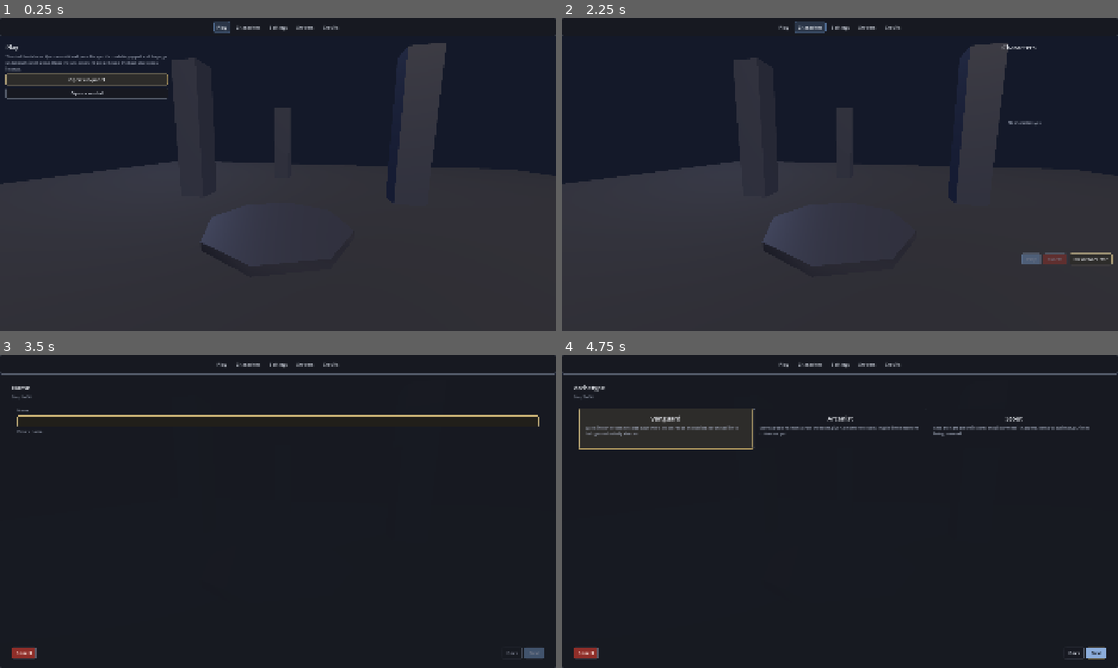
Above: before the commit, frames 1-4 (two rows, left to right).
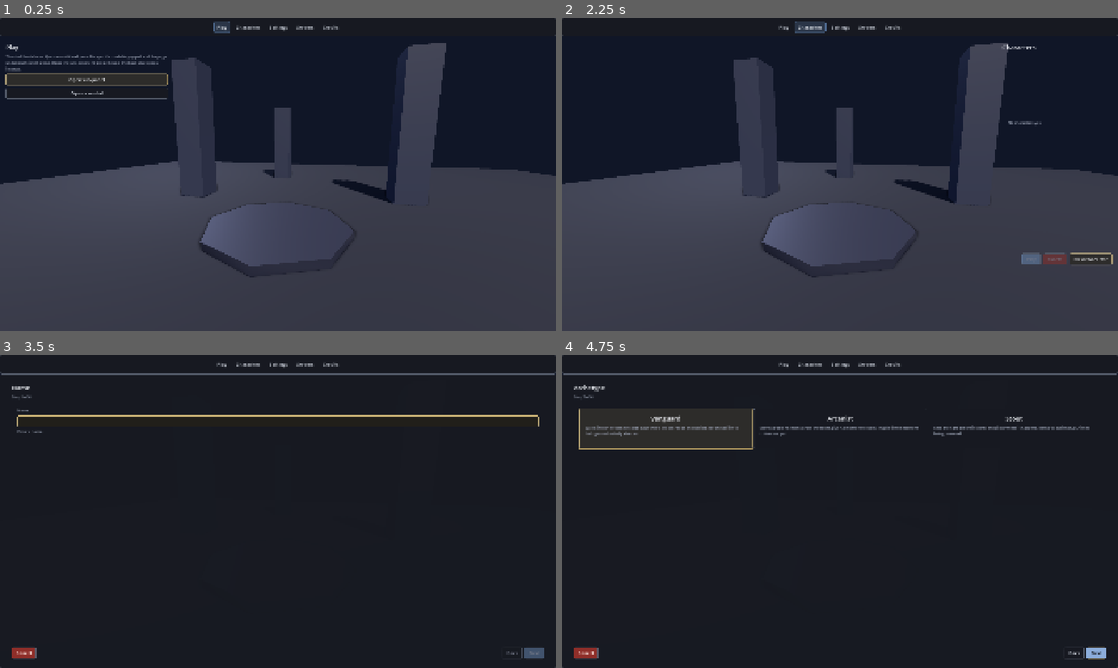
Above: after the commit, the same moments.

Repository: jcuzzz/MenuKit
Game: Godot game, scene res://demo/demo_main.tscn
Same seed, same stepped clock (60 frames per second), same inputs: the game is played once before the commit and once after it.
Inputs (mouse positions are in pixels of both pictures, inside the frame that each line leads up to):
- Up to frame 1 (0.25 s): no input
- Up to frame 2 (2.25 s): click "Play" at 0.5 s; click "Play" at 1.25 s; click "Characters" at 2 s
- Up to frame 3 (3.5 s): click "New Character" at 2.75 s
- Up to frame 4 (4.75 s): click (840, 420) at 3.52 s; type "Alex" at 3.6 s; click "Next" at 4.25 s

The runs differ from the first frame. In frame 1, 4.6% of the frame differs, in the area x 8-71%, y 45-80%; in frame 2, 4.6%; in frame 3, less than 0.1%; in frame 4, less than 0.1%.

Commit message:
fix(demo): ground the character in the menu scene
The mannequin read as pasted onto the backdrop rather than standing in it -
reported as 'the character and scene seem disconnected, like different camera
angles'. One scene, one camera, so the angles could not differ; the missing
piece was every grounding CUE:

- KeyLight now casts shadows (directional_shadow_max_distance 30): the
  contact shadow under the feet is the single strongest standing-on cue, and
  the pillars now throw matching shadows across the floor, which binds
  character and scenery into one lighting story.
- Ambient energy 0.6 -> 0.4 plus SSAO (intensity 2.5): the flat wash was
  erasing form; crevice darkening seats the feet against the dais.
- CharacterMount yaw -0.35: the rig faced the camera flat-on while the
  camera views the dais obliquely - the three-quarter stance embeds it in
  the scene's perspective instead of addressing the viewer.

Capture read before and after: the after shows the contact shadow, the
pillar shadows, and the turned stance. Scene-authoring only - no code, no
mount height change, the y=0.15 pin untouched.

Gate: compile=pass smokes=2/2 (filtered backdrop,demo_characters).

Diff:
--- a/demo/backdrops/menu_backdrop_3d.tscn
+++ b/demo/backdrops/menu_backdrop_3d.tscn
@@ -5,7 +5,9 @@
 background_color = Color(0.03, 0.04, 0.07, 1)
 ambient_light_source = 2
 ambient_light_color = Color(0.45, 0.5, 0.62, 1)
-ambient_light_energy = 0.6
+ambient_light_energy = 0.4
+ssao_enabled = true
+ssao_intensity = 2.5
 fog_enabled = true
 fog_light_color = Color(0.08, 0.1, 0.16, 1)
 fog_density = 0.035
@@ -32,6 +34,8 @@
 rotation = Vector3(-0.9, 0.55, 0)
 light_color = Color(1, 0.93, 0.82, 1)
 light_energy = 1.3
+shadow_enabled = true
+directional_shadow_max_distance = 30.0
 
 [node name="FillLight" type="DirectionalLight3D" parent="."]
 position = Vector3(0, 4, 0)
@@ -71,3 +75,4 @@
 
 [node name="CharacterMount" type="Marker3D" parent="."]
 position = Vector3(0, 0.15, 0)
+rotation = Vector3(0, -0.35, 0)
